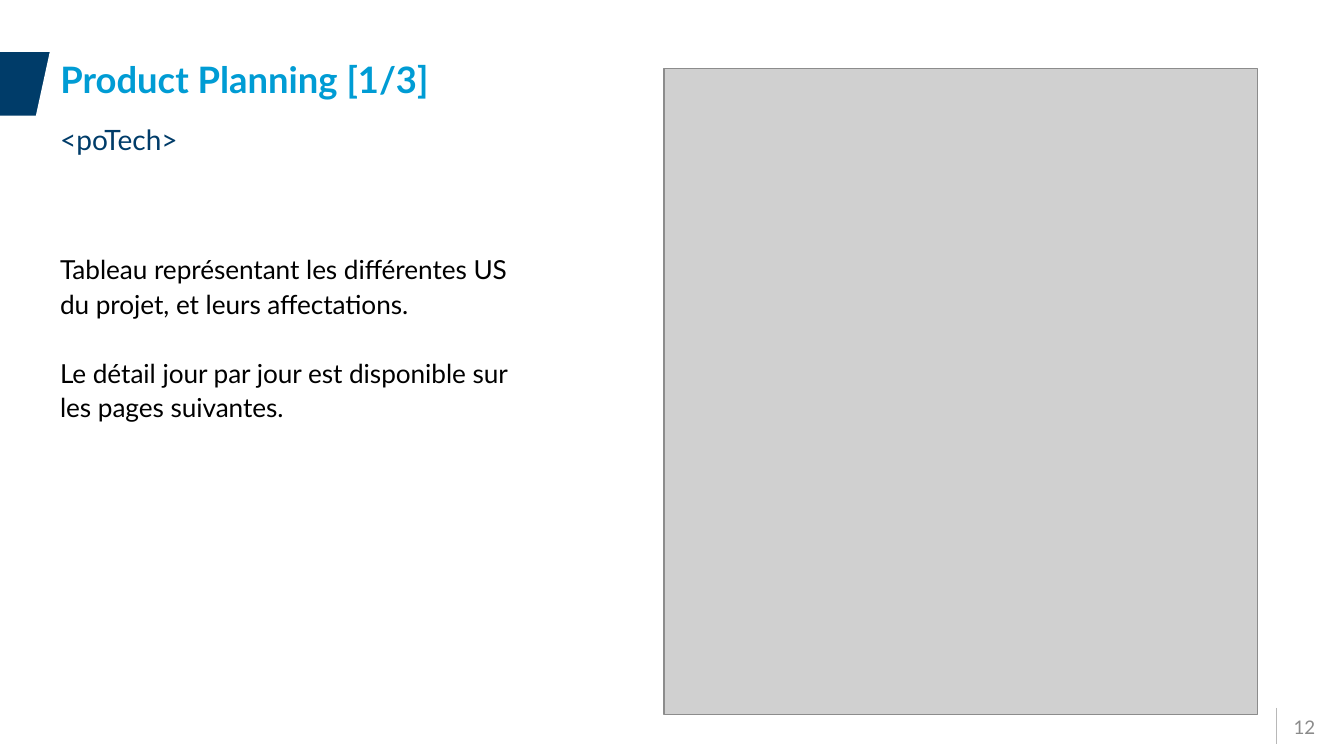
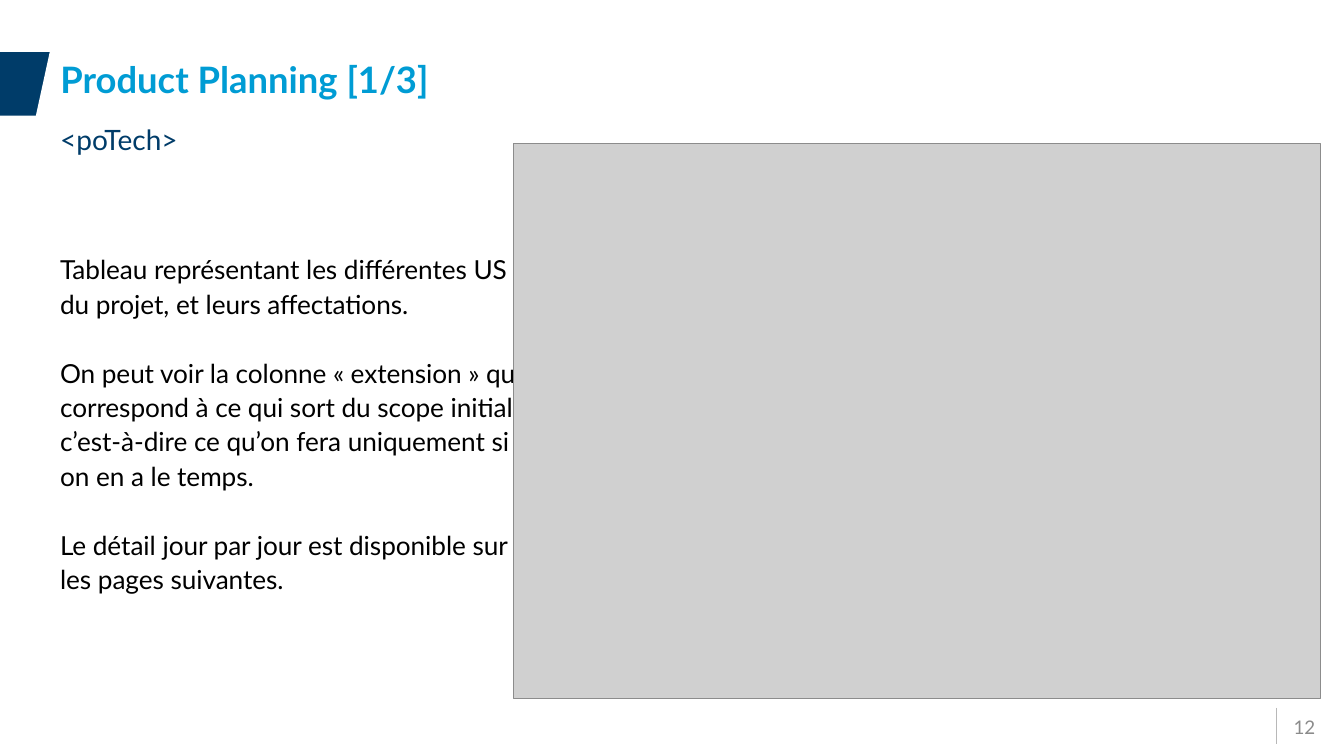
Before and after one commit to HW-Alex/ProjetIotYnov, a slide deck: slide 12 of Projet/Presentation/Presentation_Groupe05.pptx. Drawn at 1344x756 pixels with LibreOffice and Linux fonts; fonts in the diff are those of the drawing; grey boxes stand for pictures; background and template pictures are left out. Boxes give left, top, right and bottom in pixels: in the first picture for what was removed or moved away, otherwise in the second. Text is boxed around its words. In the diff, an @@ line names an element or a change of style, - is before the commit and + after.

```diff
--- a/Projet/Presentation/Presentation_Groupe05.pptx
+++ b/Projet/Presentation/Presentation_Groupe05.pptx
@@ picture: place and size @@
-picture at <box>664,69,1258,715</box>
+picture at <box>513,144,1321,699</box>
@@ text at <box>60,360,521,491</box>: paragraph added @@
+On peut voir la colonne « extension » qui correspond à ce qui sort du scope initial, c’est-à-dire ce qu’on fera uniquement si on en a le temps.
```
Also in this commit, not shown: 3 other files.
